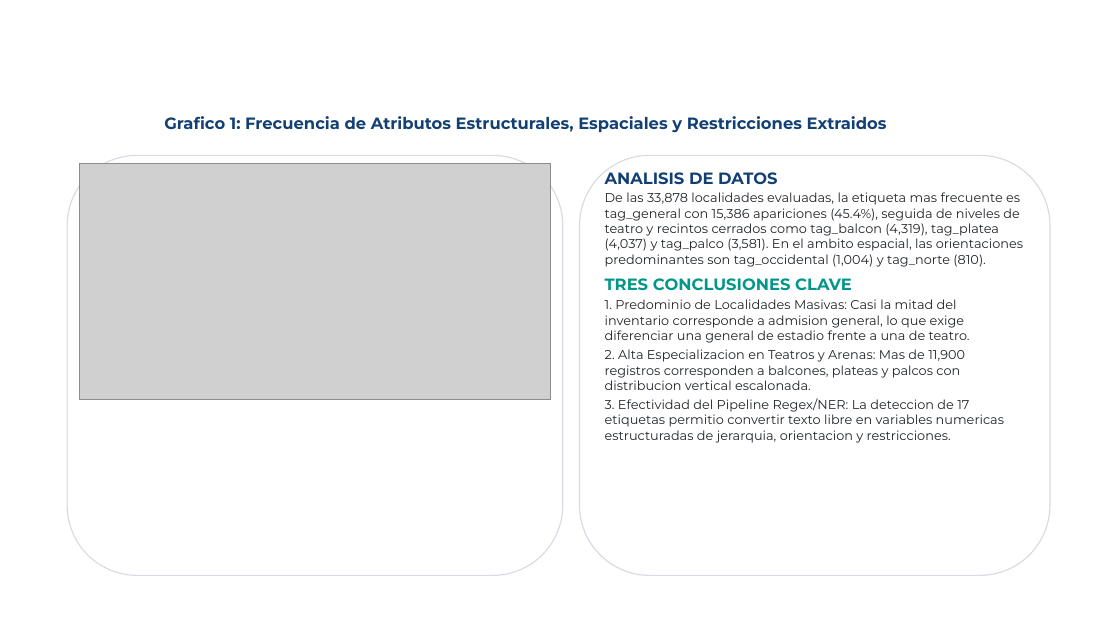
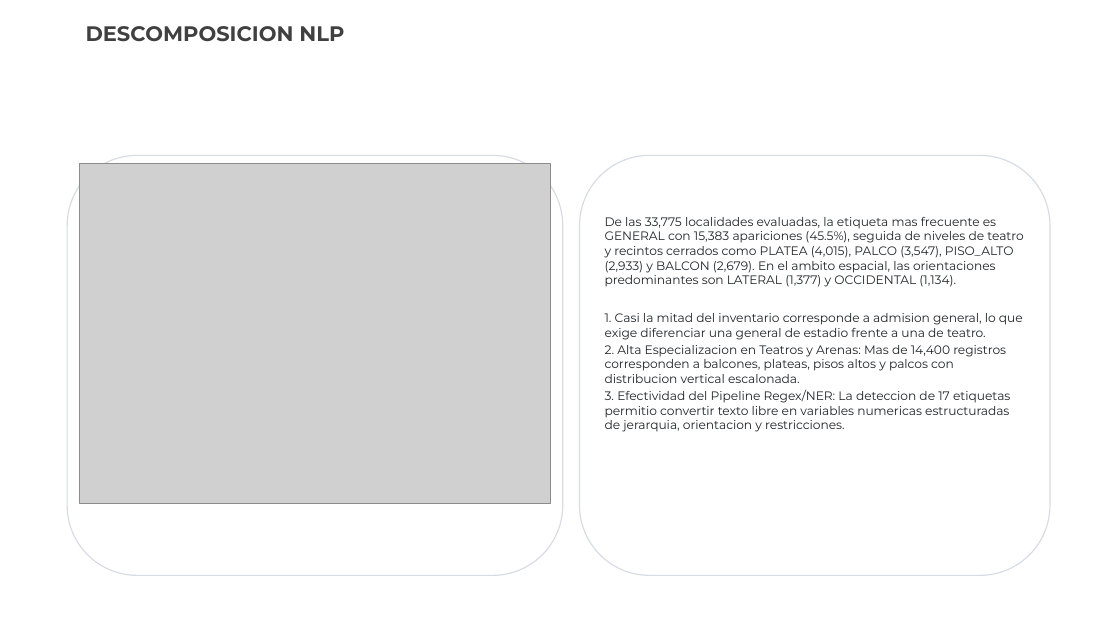
Before and after one commit to valentinatuboleta/clusterizacion-localidades, a slide deck: slide 8 of Presentacion_EDA_Clusterizacion_Localidades.pptx (slide 4 before the commit). Drawn at 1120x630 pixels with LibreOffice and Linux fonts; fonts in the diff are those of the drawing; grey boxes stand for pictures; background and template pictures are left out. Boxes give left, top, right and bottom in pixels: in the first picture for what was removed or moved away, otherwise in the second. Text is boxed around its words. In the diff, an @@ line names an element or a change of style, - is before the commit and + after.

Commit message:
feat(eda): finaliza analisis exploratorio, descomposicion de ratios, demostracion de 17 tags y actualiza presentacion ejecutiva

```diff
--- a/Presentacion_EDA_Clusterizacion_Localidades.pptx
+++ b/Presentacion_EDA_Clusterizacion_Localidades.pptx
@@ text at bbox=[86, 26, 344, 42]: text changed; text colour #FFFFFF to #404040 @@
-MODULO 1: DESCOMPOSICION NLP
+DESCOMPOSICION NLP
@@ text removed at bbox=[164, 116, 887, 133] @@
-Grafico 1: Frecuencia de Atributos Estructurales, Espaciales y Restricciones Extraidos
@@ picture: place and size @@
-picture at bbox=[80, 164, 550, 399]
+picture at bbox=[80, 164, 550, 503]
@@ text "De las 33,775 localidades evaluadas, ...": place and size @@
-text "De las 33,775 localidades evaluadas, ..." at bbox=[605, 172, 1023, 443]
+text "De las 33,775 localidades evaluadas, ..." at bbox=[605, 217, 1023, 432]
@@ text at bbox=[605, 217, 1023, 383]: text changed; size 11 to 10.5 pt @@
-ANALISIS DE DATOS
-De las 33,878 localidades evaluadas, la etiqueta mas frecuente es tag_general con 15,386 apariciones (45.4%), seguida de niveles de teatro y recintos cerrados como tag_balcon (4,319), tag_platea (4,037) y tag_palco (3,581). En el ambito espacial, las orientaciones predominantes son tag_occidental (1,004) y tag_norte (810).
-TRES CONCLUSIONES CLAVE
-1. Predominio de Localidades Masivas: Casi la mitad del inventario corresponde a admision general, lo que exige diferenciar una general de estadio frente a una de teatro.
-2. Alta Especializacion en Teatros y Arenas: Mas de 11,900 registros corresponden a balcones, plateas y palcos con distribucion vertical escalonada.
+De las 33,775 localidades evaluadas, la etiqueta mas frecuente es GENERAL con 15,383 apariciones (45.5%), seguida de niveles de teatro y recintos cerrados como PLATEA (4,015), PALCO (3,547), PISO_ALTO (2,933) y BALCON (2,679). En el ambito espacial, las orientaciones predominantes son LATERAL (1,377) y OCCIDENTAL (1,134).
+1. Casi la mitad del inventario corresponde a admision general, lo que exige diferenciar una general de estadio frente a una de teatro.
+2. Alta Especializacion en Teatros y Arenas: Mas de 14,400 registros corresponden a balcones, plateas, pisos altos y palcos con distribucion vertical escalonada.
@@ text at bbox=[605, 390, 1010, 432]: size 11 to 10.5 pt in "3. Efectividad del Pipeline Regex/NER: La deteccion ..."; less space between paragraphs @@
```
Also in this commit, not shown: 5 other slides changed, 15 slides added, 4 slides removed, 16 other files.
